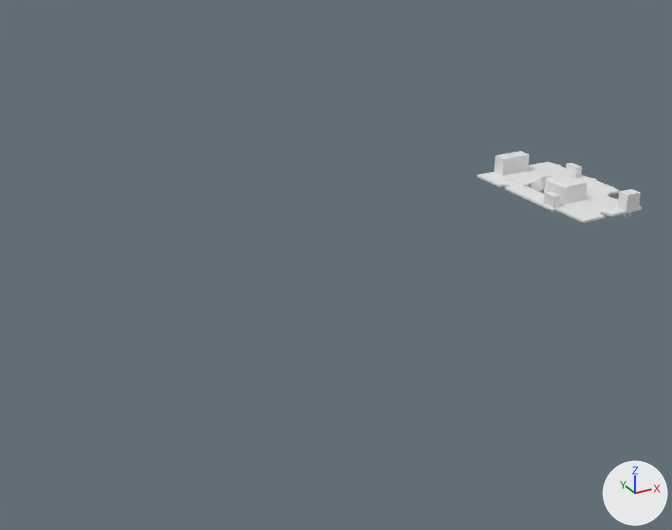
An edit to the Blender file mousemod1.blend, drawn before and after from the same camera.
One viewpoint serves both versions: a 50 mm lens placed at (-27.9, -27.6, 13.3), pointed at (-13.4, -1.2, 0.1). The axes (+X, +Y, +Z) are drawn at lower right. The lights are the same throughout.

Objects in the first picture: 'G305 circuit'.
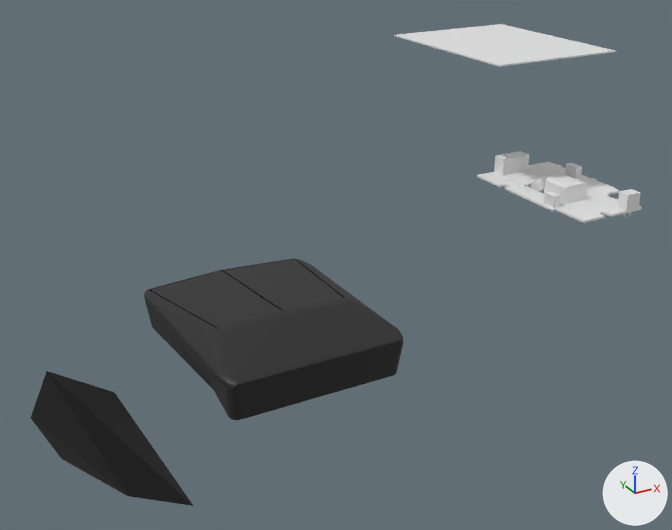
The newer file is also turned or shifted as a whole; pictures and numbers use the older file's frame.

Where the change shows, as pixel boxes (x1, y1, x2, y2) in the pictures (672 x 530 px):
'Shell 1', added (black)
    after: (31, 258, 403, 506)
'Base plate', added
    after: (394, 24, 616, 67)

Patch to the scene script:
```diff
--- a/mousemod1.blend.py
+++ b/mousemod1.blend.py
@@ mat_material_001 @@
+mat_material_001 = principled_material('Material.001')
+mat_material_001.base_color = (0.0174, 0.0174, 0.0174)  # black #242424
@@ me_cube_003 @@
+me_cube_003.from_pydata(...)  # 1140 vertices, 1112 faces; spans x -2.5..1.1, y -1.0..1.6, z -13.5..2.4
+me_cube_003.materials.append(mat_material_001)  # black #242424
@@ me_cube @@
+me_cube.from_pydata(...)  # a box spanning x -1.0..1.0, y -1.0..1.0, z -1.0..1.0
@@ ob_shell_1 @@
+ob_shell_1 = bpy.data.objects.new('Shell 1', me_cube_003)
+ob_shell_1.location = (-17.43, -4.35, -0.16)
+ob_shell_1.scale = (2.7, 3.4, 0.5)
@@ ob_base_plate @@
+ob_base_plate = bpy.data.objects.new('Base plate', me_cube)
+ob_base_plate.location = (-4.85, 1.21, 6.69)
+ob_base_plate.scale = (2.7, 3.4, 0.025)
```
